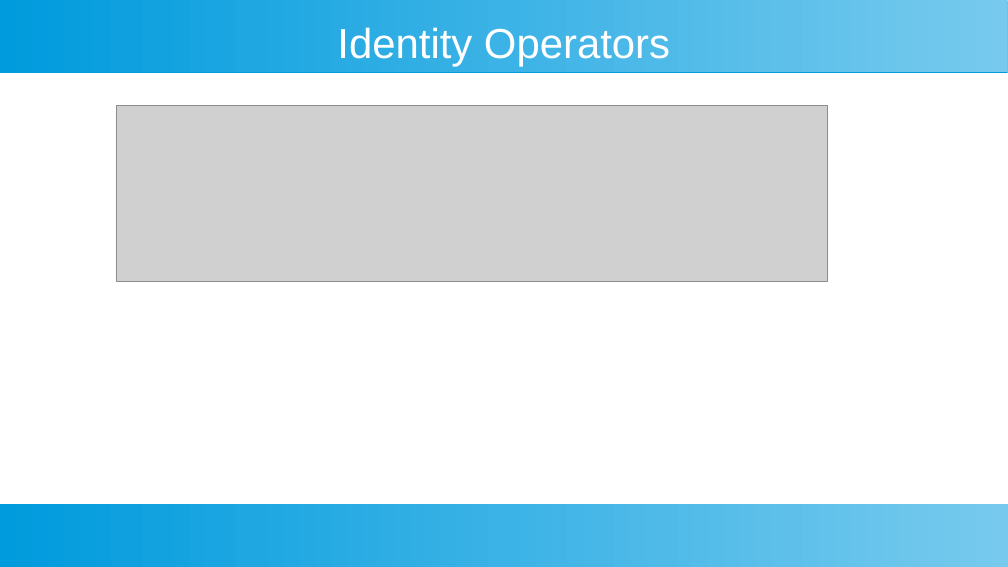
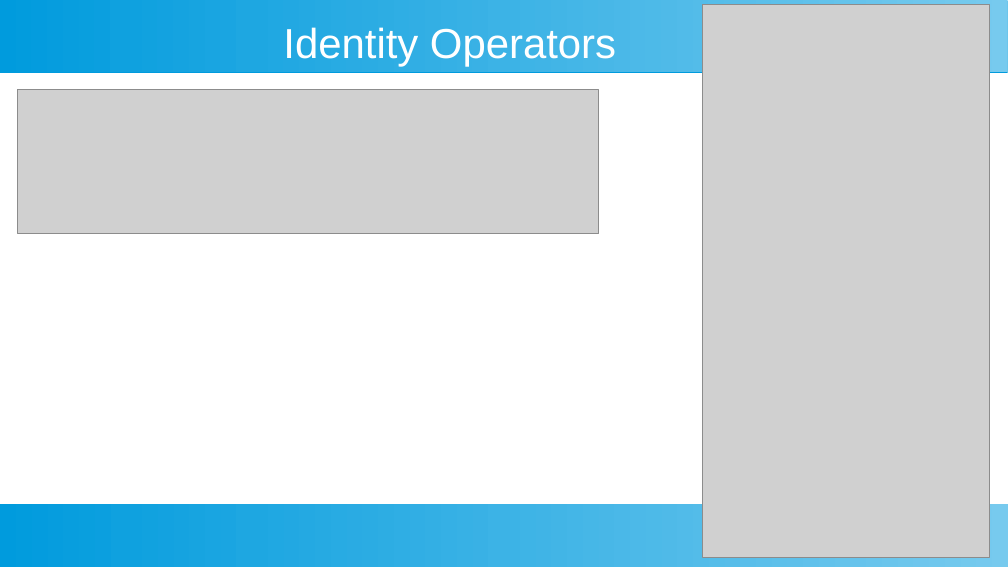
Before and after one commit to ashishjain1547/public_lessons_in_python, a slide deck: slide 10 of Ch 3 - Operators/Operators in Python.odp. Drawn at 1008x567 pixels with LibreOffice and Linux fonts; fonts in the diff are those of the drawing; grey boxes stand for pictures. Boxes give left, top, right and bottom in pixels: in the first picture for what was removed or moved away, otherwise in the second. Text is boxed around its words. In the diff, an @@ line names an element or a change of style, - is before the commit and + after.

```diff
--- a/Ch 3 - Operators/Operators in Python.odp
+++ b/Ch 3 - Operators/Operators in Python.odp
@@ title "Identity Operators": place and size @@
-title "Identity Operators" at <box>337,27,670,67</box>
+title "Identity Operators" at <box>283,27,616,67</box>
@@ picture added at <box>702,5,991,558</box> @@
@@ picture: place and size @@
-picture at <box>117,105,828,282</box>
+picture at <box>18,90,599,233</box>
```
Also in this commit, not shown: 3 other slides changed, 4 other files.
